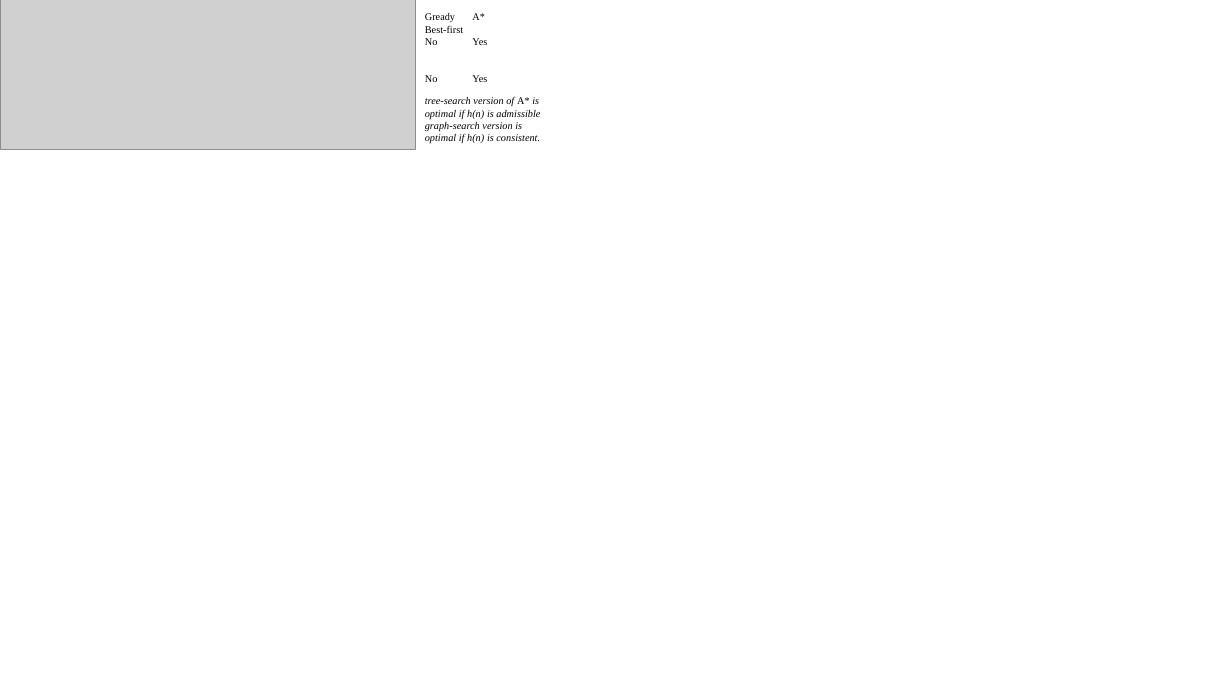
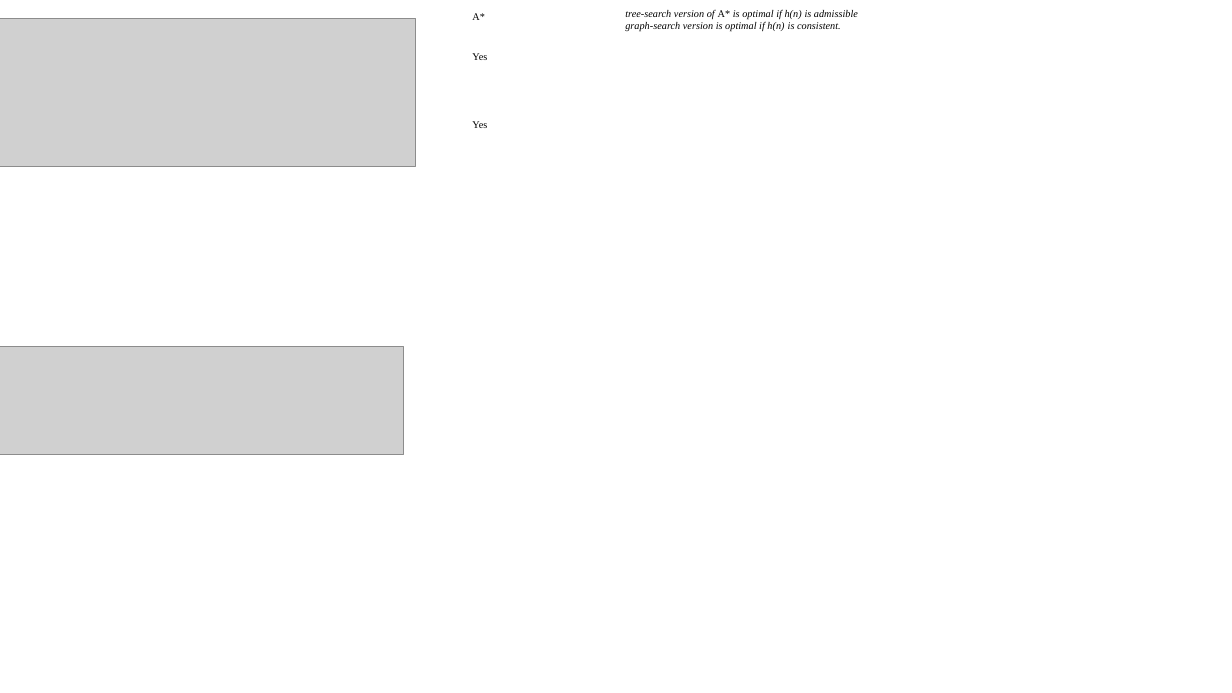
Before and after one commit to tflsguoyu/LeetCode, a slide deck: slide 1 of ICS271/notes.pptx. Drawn at 1232x693 pixels with LibreOffice and Linux fonts; fonts in the diff are those of the drawing; grey boxes stand for pictures. Boxes give left, top, right and bottom in pixels: in the first picture for what was removed or moved away, otherwise in the second. Text is boxed around its words. In the diff, an @@ line names an element or a change of style, - is before the commit and + after.

```diff
--- a/ICS271/notes.pptx
+++ b/ICS271/notes.pptx
@@ picture: place and size @@
-picture at [0,0,416,150]
+picture at [0,18,416,166]
@@ text removed at [425,13,463,82] @@
-Gready Best-first
-No
-No
@@ text "A*" rewrapped from [472,13,487,82] to [472,13,487,128] @@
@@ text "tree-search version of A* is ..." rewrapped from [425,97,540,144] to [625,10,858,31] @@
@@ picture added at [0,347,404,455] @@
```
Also in this commit, not shown: 1 other file.
